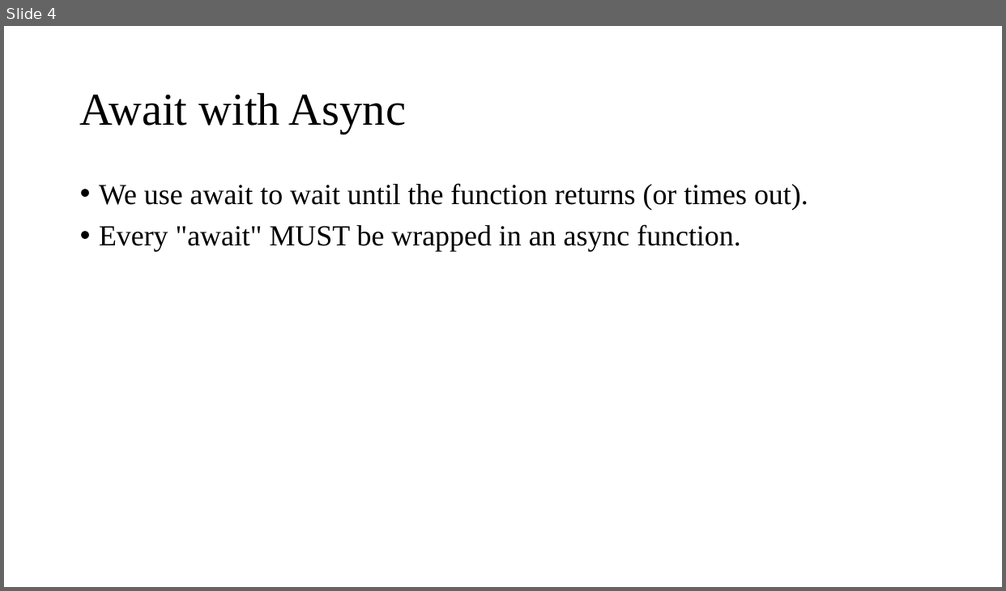
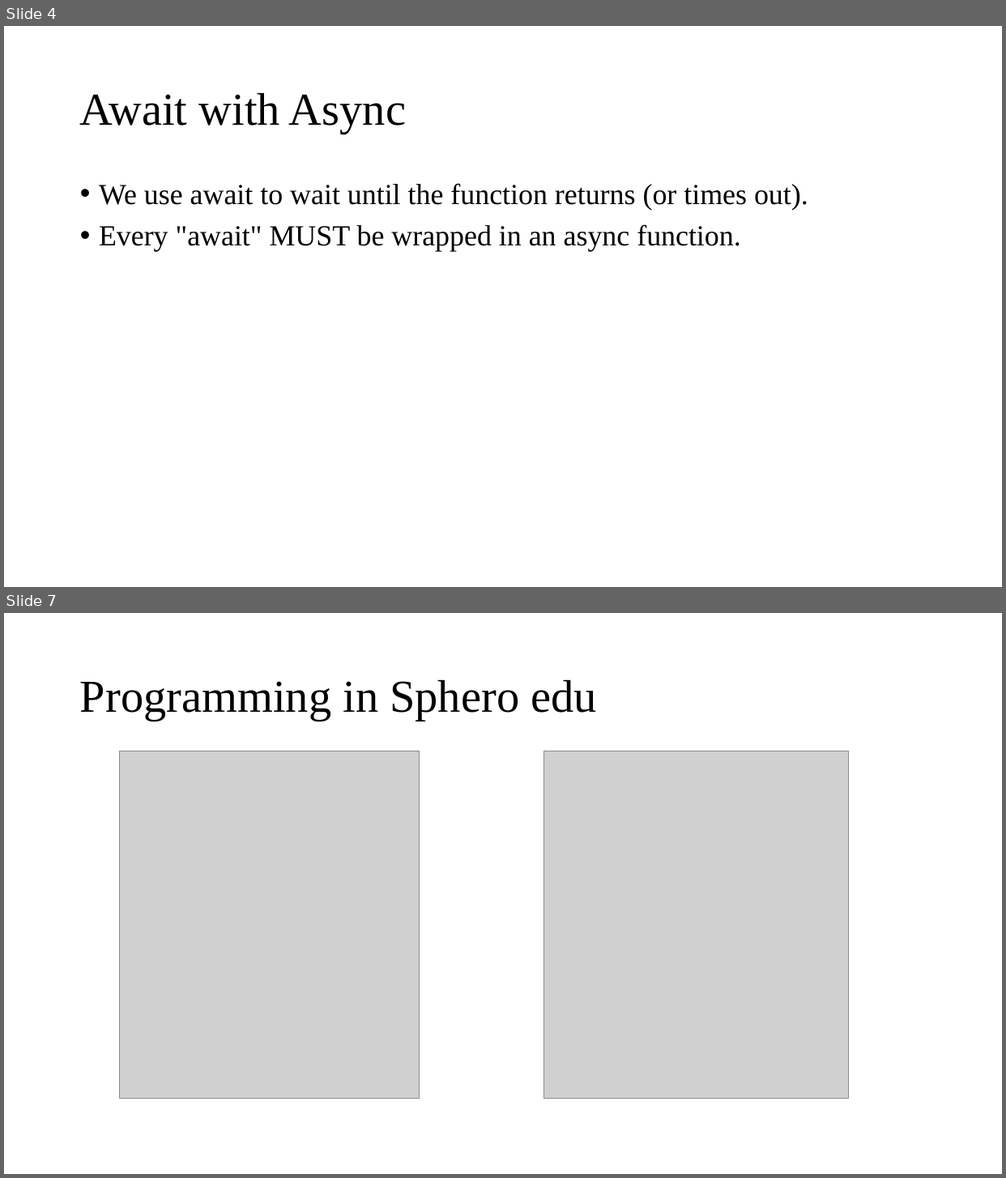
Before and after one commit to lohithabhethalam/sphero, a slide deck: await and async with sphero.pptx. Shown one above the other, each under a label of ours: slide 4 before the commit, slides 4 and 7 after it; the slides between them are not shown. The pictures are 1006x591 and 1006x1178 pixels, drawn with LibreOffice and Linux fonts; fonts in the diff are those of the drawing; grey boxes stand for pictures. Boxes give left, top, right and bottom in pixels: in the first picture for what was removed or moved away, otherwise in the second. Text is boxed around its words. In the diff, an @@ line names an element or a change of style, - is before the commit and + after.

```diff
--- a/await and async with sphero.pptx
+++ b/await and async with sphero.pptx
@@ slide 7 added at (4,613,1002,1174), background #FFFFFF @@
@@ title added at (80,679,596,721), 44 pt, text #000000 @@
+Programming in Sphero edu
@@ picture added at (120,752,420,1099) @@
@@ picture added at (543,752,849,1099) @@
```
Also in this commit, not shown: 1 slide changed, 4 other slides added.
